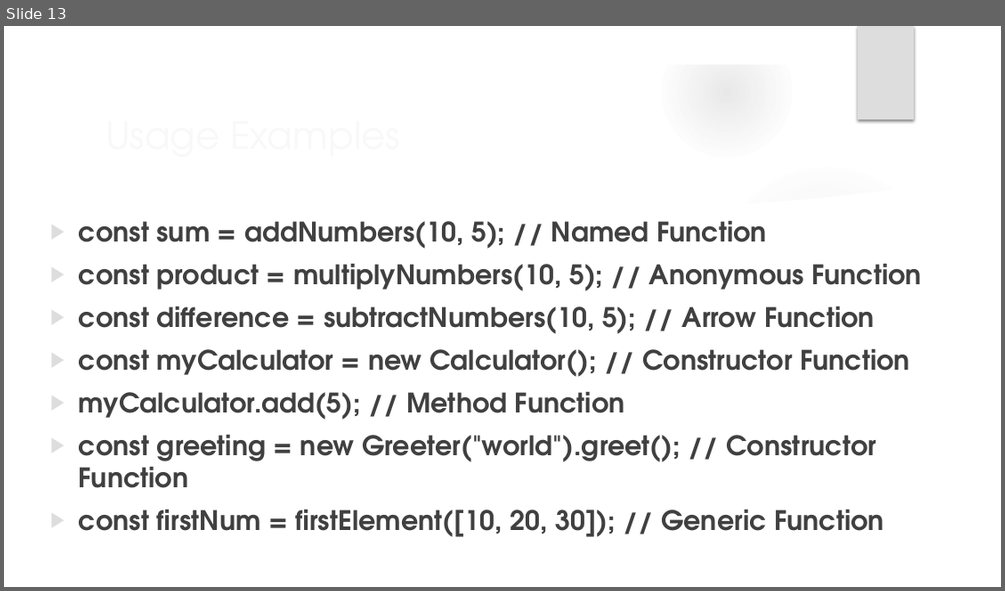
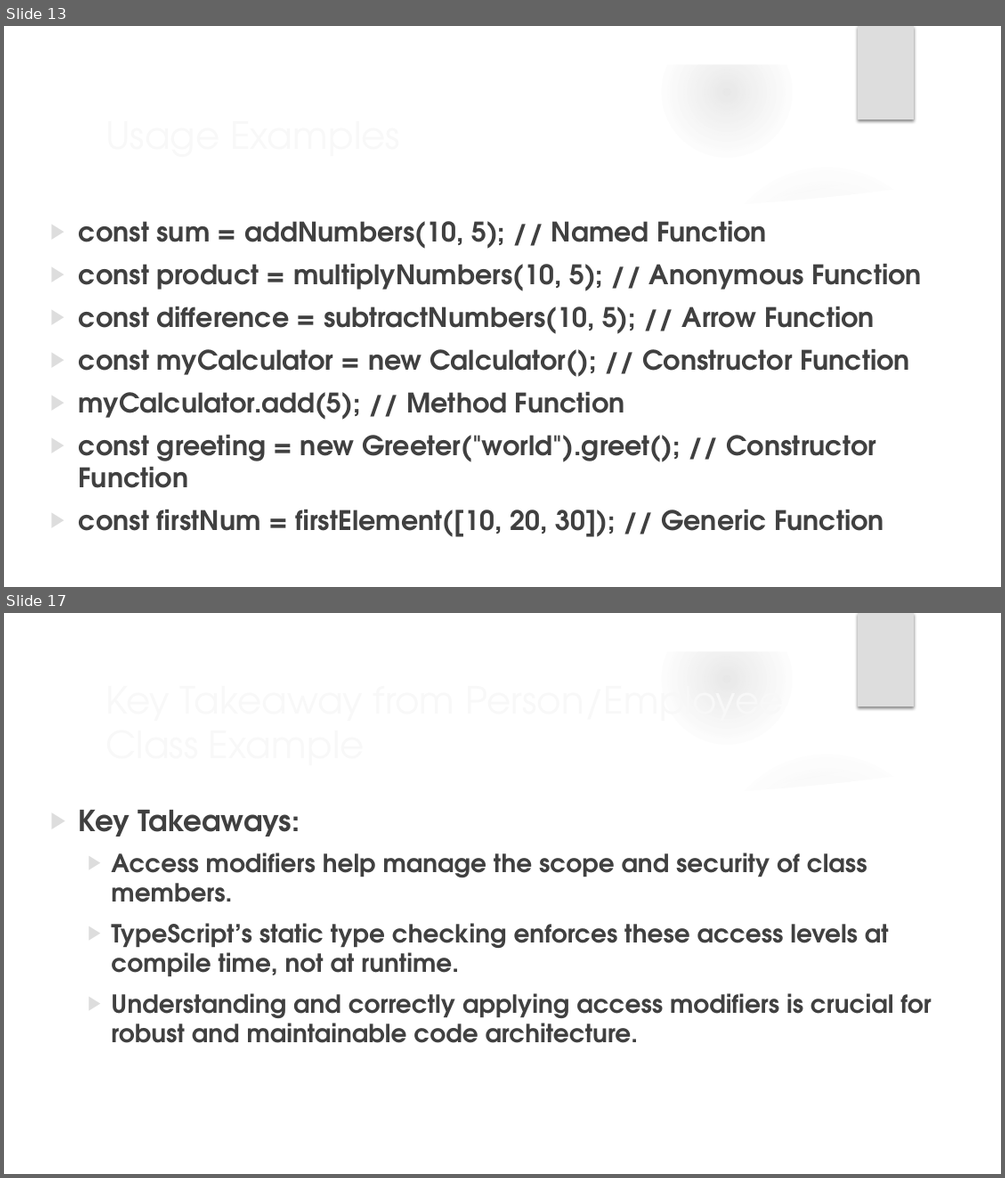
Before and after one commit to fkhan79/giaic_fmk, a slide deck: presentations/GIAIC_05-Methods and Functions.pptx. Shown one above the other, each under a label of ours: slide 13 before the commit, slides 13 and 17 after it; the slides between them are not shown. The pictures are 1005x591 and 1005x1178 pixels, drawn with LibreOffice and Linux fonts; fonts in the diff are those of the drawing; background and template pictures are left out. Boxes give left, top, right and bottom in pixels: in the first picture for what was removed or moved away, otherwise in the second. Text is boxed around its words. In the diff, an @@ line names an element or a change of style, - is before the commit and + after.

```diff
--- a/presentations/GIAIC_05-Methods and Functions.pptx
+++ b/presentations/GIAIC_05-Methods and Functions.pptx
@@ slide 17 added at <box>4,613,1001,1174</box>, background picture (left out); not listed: 9 template elements that a slide beside it also shows @@
@@ title added at <box>98,692,815,750</box>, 36 pt, text #F8F8F8 @@
+Key Takeaway from Person/Employee Class Example
@@ text added at <box>79,810,930,1043</box>, 24 pt, text #404040, bold @@
+▶ Key Takeaways:
+  ▶ Access modifiers help manage the scope and security of class members.
+  ▶ TypeScript’s static type checking enforces these access levels at compile time, not at runtime.
+  ▶ Understanding and correctly applying access modifiers is crucial for robust and maintainable code architecture.
```
Also in this commit, not shown: 3 other slides added, 4 other files.
